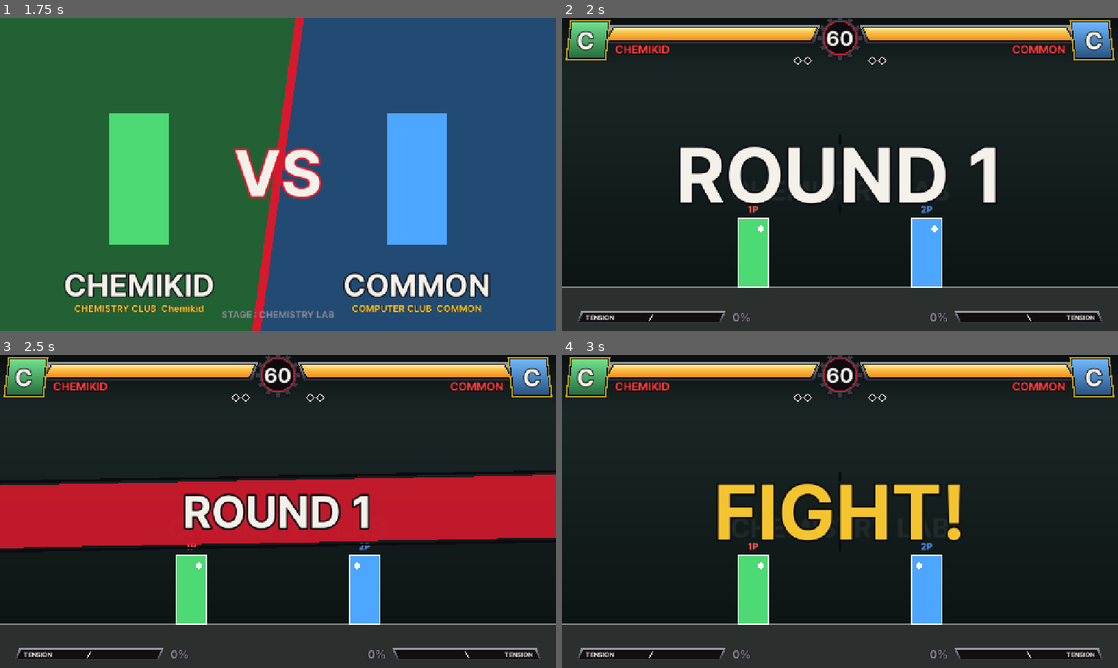
Above: before the commit, frames 1-4 (two rows, left to right).
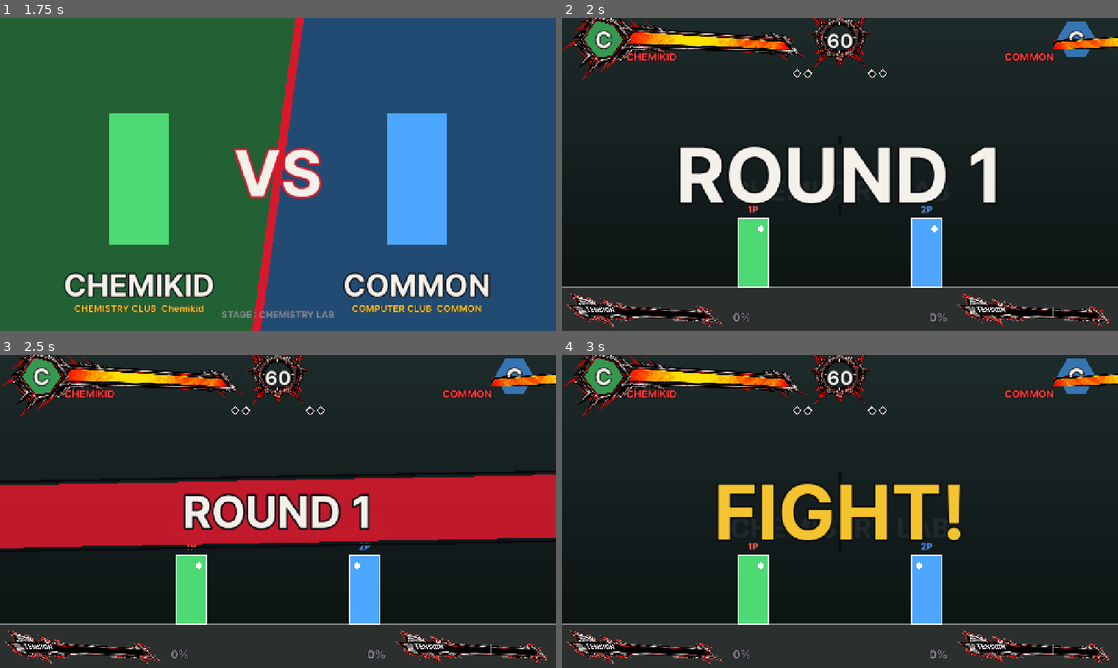
Above: after the commit, the same moments.

Repository: yukituki0/GGJSHS
Game: Godot game, scene res://scenes/battle.tscn
Same seed, same stepped clock (60 frames per second), same inputs: the game is played once before the commit and once after it. This scene is started directly instead of the project's main scene.
Inputs:
- Up to frame 1 (1.75 s): tap Enter at 0.5 s; hold D 0.53-1.28 s; tap O (p1_hs) at 0.6 s; tap Space at 1.25 s; hold S from 1.28 s (still down); tap Y at 1.35 s
- Up to frame 2 (2 s): keep holding S
- Up to frame 3 (2.5 s): release S at 2.03 s; hold D from 2.03 s (still down); tap U at 2.1 s
- Up to frame 4 (3 s): tap Enter at 2.75 s; release D at 2.78 s; hold W from 2.78 s (still down); tap I at 2.85 s

Frame 1 is identical in both runs. In frame 2, 12% of the frame differs, in the area x 0-100%, y 0-99%; in frame 3, 12%; in frame 4, 12%.

Commit message:
HUD를 그림(assets/ui/hud_*.png)으로 그리도록 변경
- 받은 HUD 부품 5개 추가: 체력바 틀/채움, 타이머, 텐션 틀/채움
  (텐션 2개는 그림에 박힌 가짜 투명 체크무늬를 지우고, 전부 여백 자르고 크기 줄임)
- battle_hud.gd: 그림이 다 있으면 그림 HUD, 하나라도 없으면 기존 코드 HUD
  - 체력: 틀 안 빈 자리에 채움 그림을 비율만큼 잘라 그림, 빨간 잔상은 같은 그림을 빨갛게
  - 육각형 초상화 칸에 캐릭터 얼굴(그림 없으면 색 + 이니셜)
  - 2P는 좌우 반전, 텐션바는 TENSION 글자 때문에 반전하지 않음
  - 텐션 50% 이상이면 반짝, 퍼센트 숫자

Co-Authored-By: Claude Opus 5.5 <noreply@anthropic.com>
Claude-Session: https://claude.ai/code/session_01DkxNRghxDBAgHYk82cYTSd

Diff:
--- a/scripts/battle_hud.gd
+++ b/scripts/battle_hud.gd
@@ -9,6 +9,14 @@
 @onready var m: Match = get_parent()
 
 var _trail := { 1: 0.0, 2: 0.0 }  # 빨간 "방금 깎인 체력" 표시 (천천히 따라 줄어든다)
+var _tex := {}                     # HUD 그림 (assets/ui/hud_*.png). 하나라도 없으면 코드로 그린 HUD 사용
+var _use_images := false
+
+
+func _ready() -> void:
+	for n in ["hud_hp_frame", "hud_hp_fill", "hud_timer", "hud_tension_frame", "hud_tension_fill"]:
+		_tex[n] = Game.load_texture("res://assets/ui/%s.png" % n)
+	_use_images = not _tex.values().has(null)
 
 
 func _process(_delta: float) -> void:
@@ -47,8 +55,129 @@
 		_draw_menu(Game.t("pause"), Match.PAUSE_ITEMS)
 
 
-# ── 위쪽: 초상화, 체력, 이름, 타이머, 라운드 ──────────────
+# ── 그림 HUD (assets/ui/hud_*.png) ─────────────────────────
+## 위치/크기는 1P(왼쪽) 기준. 2P는 좌우 반전 (텐션바는 글자가 있어서 반전 안 함)
+## *_SLOT, *_SRC는 그림 크기에 대한 비율 (x, y, 폭, 높이). 그림을 바꾸면 이 숫자를 다시 재야 한다
+const IMG_HP_FRAME_W := 560.0
+const IMG_HP_FRAME_Y := -40.0
+const IMG_HP_BAR_SLOT := Rect2(0.2645, 0.3859, 0.6682, 0.212)      # 틀 안의 빈 바 자리
+const IMG_HP_PORTRAIT_SLOT := Rect2(0.0909, 0.2554, 0.16, 0.4402)   # 틀 안의 육각형 초상화 자리
+const IMG_HP_FILL_SRC := Rect2(0.0809, 0.2343, 0.8664, 0.5486)      # 채움 그림에서 실제 색 부분
+const IMG_TIMER_W := 150.0
+const IMG_TIMER_CENTER := Vector2(640, 52)
+const IMG_TEN_FRAME_W := 360.0
+const IMG_TEN_BOTTOM := 712.0
+const IMG_TEN_BAR_SLOT := Rect2(0.333, 0.43, 0.56, 0.30)
+const IMG_TEN_FILL_SRC := Rect2(0.08, 0.28, 0.85, 0.48)
+const TRAIL_TINT := Color(1.0, 0.2, 0.15)
+
+
+func _draw_hud_images() -> void:
+	var hp_frame: Texture2D = _tex["hud_hp_frame"]
+	var frame_h := IMG_HP_FRAME_W * hp_frame.get_height() / hp_frame.get_width()
+	for f: Fighter in [m.p1, m.p2]:
+		var flip: bool = f.player == 2
+		var frame := Rect2(0.0 if not flip else 1280.0 - IMG_HP_FRAME_W, IMG_HP_FRAME_Y, IMG_HP_FRAME_W, frame_h)
+		var slot := _sub(frame, IMG_HP_BAR_SLOT, flip)
+		_draw_portrait_hex(f, _sub(frame, IMG_HP_PORTRAIT_SLOT, flip), flip)
+		# 빨간 잔상 → 현재 체력 (초상화 쪽 기준으로 채움)
+		var ratio := float(f.hp) / f.max_hp
+		var tint := Color.WHITE
+		if ratio <= 0.25 and Time.get_ticks_msec() % 400 < 200:
+			tint = Color(1.4, 1.1, 1.1)  # 체력 적으면 깜빡임
+		_fill_part(_tex["hud_hp_fill"], IMG_HP_FILL_SRC, slot, _trail[f.player] / f.max_hp, flip, TRAIL_TINT)
+		_fill_part(_tex["hud_hp_fill"], IMG_HP_FILL_SRC, slot, ratio, flip, tint)
+		_tex_rect(hp_frame, frame, flip)
+		# 이름: 바 아래
+		Style.text(self, f.display_name, Vector2(slot.position.x + (0.0 if not flip else -10.0), slot.end.y + 26), 24,
+				Color("ff3b3b"), HORIZONTAL_ALIGNMENT_RIGHT if flip else HORIZONTAL_ALIGNMENT_LEFT, slot.size.x + 10, 7)
+
+	# 타이머
+	var timer: Texture2D = _tex["hud_timer"]
+	var timer_size := Vector2(IMG_TIMER_W, IMG_TIMER_W * timer.get_height() / timer.get_width())
+	_tex_rect(timer, Rect2(IMG_TIMER_CENTER - timer_size / 2, timer_size), false)
+	var secs := ceili(maxi(m.timer_frames, 0) / 60.0)
+	var time_text := "--" if m.is_training() else str(secs)
+	var col := Style.RED if not m.is_training() and secs <= 10 else Style.WHITE
+	Style.text(self, time_text, IMG_TIMER_CENTER + Vector2(-50, 17), 46, col, HORIZONTAL_ALIGNMENT_CENTER, 100, 7)
+
+	# 텐션
+	var ten_frame: Texture2D = _tex["hud_tension_frame"]
+	var ten_h := IMG_TEN_FRAME_W * ten_frame.get_height() / ten_frame.get_width()
+	for f: Fighter in [m.p1, m.p2]:
+		var right: bool = f.player == 2
+		var frame := Rect2(10.0 if not right else 1270.0 - IMG_TEN_FRAME_W, IMG_TEN_BOTTOM - ten_h, IMG_TEN_FRAME_W, ten_h)
+		_tex_rect(ten_frame, frame, false)
+		var slot := _sub(frame, IMG_TEN_BAR_SLOT, false)
+		var rc_ready := f.tension >= Fighter.RC_COST
+		var tint := Color(0.6, 0.6, 0.6)
+		if rc_ready:
+			tint = Color.WHITE.lerp(Color(1.5, 1.4, 1.2), 0.5 + 0.5 * sin(Time.get_ticks_msec() / 120.0))  # 50% 넘으면 반짝
+		_fill_part(_tex["hud_tension_fill"], IMG_TEN_FILL_SRC, slot, f.tension / Fighter.MAX_TENSION, right, tint)
+		var mid := slot.get_center().x
+		draw_line(Vector2(mid, slot.position.y), Vector2(mid, slot.end.y), Color(1, 1, 1, 0.7), 2.0)
+		var num_x := frame.end.x + 4 if not right else frame.position.x - 84
+		Style.text(self, "%d%%" % int(f.tension), Vector2(num_x, frame.end.y - 14), 26,
+				Style.GOLD if rc_ready else Style.GRAY, HORIZONTAL_ALIGNMENT_CENTER, 80, 5)
+
+
+## 비율 영역 n을 rect 안의 실제 영역으로 (flip이면 좌우 반전된 위치)
+func _sub(r: Rect2, n: Rect2, flip := false) -> Rect2:
+	var nx := 1.0 - n.position.x - n.size.x if flip else n.position.x
+	return Rect2(r.position + Vector2(nx * r.size.x, n.position.y * r.size.y), n.size * r.size)
+
+
+func _tex_rect(t: Texture2D, rect: Rect2, flip: bool, tint := Color.WHITE) -> void:
+	if flip:
+		rect = Rect2(rect.position + Vector2(rect.size.x, 0), Vector2(-rect.size.x, rect.size.y))
+	draw_texture_rect(t, rect, false, tint)
+
+
+## 채움 그림을 ratio만큼만 slot에 그린다 (flip이면 오른쪽 기준으로 채우고 좌우 반전)
+func _fill_part(t: Texture2D, src_n: Rect2, slot: Rect2, ratio: float, flip: bool, tint := Color.WHITE) -> void:
+	ratio = clampf(ratio, 0.0, 1.0)
+	if ratio <= 0.0:
+		return
+	var ts := t.get_size()
+	var src := Rect2(src_n.position * ts, Vector2(src_n.size.x * ts.x * ratio, src_n.size.y * ts.y))
+	var w := slot.size.x * ratio
+	var dest := Rect2(slot.position + Vector2(slot.size.x - w if flip else 0.0, 0), Vector2(w, slot.size.y))
+	if flip:
+		dest = Rect2(dest.position + Vector2(dest.size.x, 0), Vector2(-dest.size.x, dest.size.y))
+	draw_texture_rect_region(t, dest, src, tint)
+
+
+## 육각형 초상화 칸: 일러스트가 있으면 얼굴 부분, 없으면 캐릭터 색 + 이니셜
+func _draw_portrait_hex(f: Fighter, r: Rect2, flip: bool) -> void:
+	var c := r.get_center()
+	var hex := PackedVector2Array([
+		Vector2(r.position.x, c.y), Vector2(r.position.x + r.size.x * 0.27, r.position.y),
+		Vector2(r.end.x - r.size.x * 0.27, r.position.y), Vector2(r.end.x, c.y),
+		Vector2(r.end.x - r.size.x * 0.27, r.end.y), Vector2(r.position.x + r.size.x * 0.27, r.end.y),
+	])
+	var art := Game.character_art(Game.character(f.player))
+	if art == null:
+		Style.fill(self, hex, f.color.darkened(0.3))
+		Style.text(self, f.display_name.substr(0, 1), Vector2(r.position.x, c.y + 20), 54, Style.WHITE,
+				HORIZONTAL_ALIGNMENT_CENTER, r.size.x, 8)
+		return
+	# 얼굴 부분을 육각형 모양으로 (텍스처 좌표 uv로 잘라서 붙이기)
+	var face := Rect2(FACE_CROP.x, FACE_CROP.y * 1.0, FACE_CROP.z, FACE_CROP.z * art.get_width() / art.get_height())
+	var uvs := PackedVector2Array()
+	for p in hex:
+		var t: Vector2 = (p - r.position) / r.size
+		if flip:
+			t.x = 1.0 - t.x
+		uvs.append(face.position + t * face.size)
+	draw_polygon(hex, PackedColorArray([Color.WHITE]), uvs, art)
+
+
+# ── 코드로 그린 HUD (그림이 없을 때) ───────────────────────
 func _draw_hud() -> void:
+	if _use_images:
+		_draw_hud_images()
+		_draw_round_info(128.0)
+		return
 	# 위쪽 어두운 띠 (밝은 배경에서도 HUD가 잘 보이게)
 	draw_polygon(PackedVector2Array([Vector2(0, 0), Vector2(1280, 0), Vector2(1280, 130), Vector2(0, 130)]),
 			PackedColorArray([Color(0, 0, 0, 0.65), Color(0, 0, 0, 0.65), Color(0, 0, 0, 0), Color(0, 0, 0, 0)]))
@@ -59,12 +188,7 @@
 	_draw_name(m.p1, 104.0, false)
 	_draw_name(m.p2, 1280.0 - 104.0 - HP_W, true)
 	_draw_timer()
-	if m.is_training():
-		Style.text(self, Game.t("training"), Vector2(0, 128), 18, Style.GOLD, HORIZONTAL_ALIGNMENT_CENTER, 1280, 6)
-	else:
-		for i in Game.ROUNDS_TO_WIN:
-			_draw_round_pip(Vector2(566 - i * 24, 98), m.wins[1] > i)
-			_draw_round_pip(Vector2(714 + i * 24, 98), m.wins[2] > i)
+	_draw_round_info(98.0)
 	_draw_tension_bar(m.p1, 40.0, false)
 	_draw_tension_bar(m.p2, 1280.0 - 40.0 - TENSION_W, true)
 
@@ -152,6 +276,16 @@
 	var time_text := "--" if m.is_training() else str(secs)
 	var col := Style.RED if not m.is_training() and secs <= 10 else Style.WHITE
 	Style.text(self, time_text, Vector2(590, 64), 48, col, HORIZONTAL_ALIGNMENT_CENTER, 100, 6)
+
+
+## 라운드 승수(마름모) 또는 TRAINING 글자
+func _draw_round_info(y: float) -> void:
+	if m.is_training():
+		Style.text(self, Game.t("training"), Vector2(0, y + 30), 18, Style.GOLD, HORIZONTAL_ALIGNMENT_CENTER, 1280, 6)
+		return
+	for i in Game.ROUNDS_TO_WIN:
+		_draw_round_pip(Vector2(566 - i * 24, y), m.wins[1] > i)
+		_draw_round_pip(Vector2(714 + i * 24, y), m.wins[2] > i)
 
 
 func _draw_round_pip(pos: Vector2, won: bool) -> void:
Binary file added: assets/ui/hud_hp_fill.png
Binary file added: assets/ui/hud_hp_frame.png
Binary file added: assets/ui/hud_tension_fill.png
Binary file added: assets/ui/hud_tension_frame.png
Binary file added: assets/ui/hud_timer.png
Not shown, removed: assets/ui/.gitkeep
